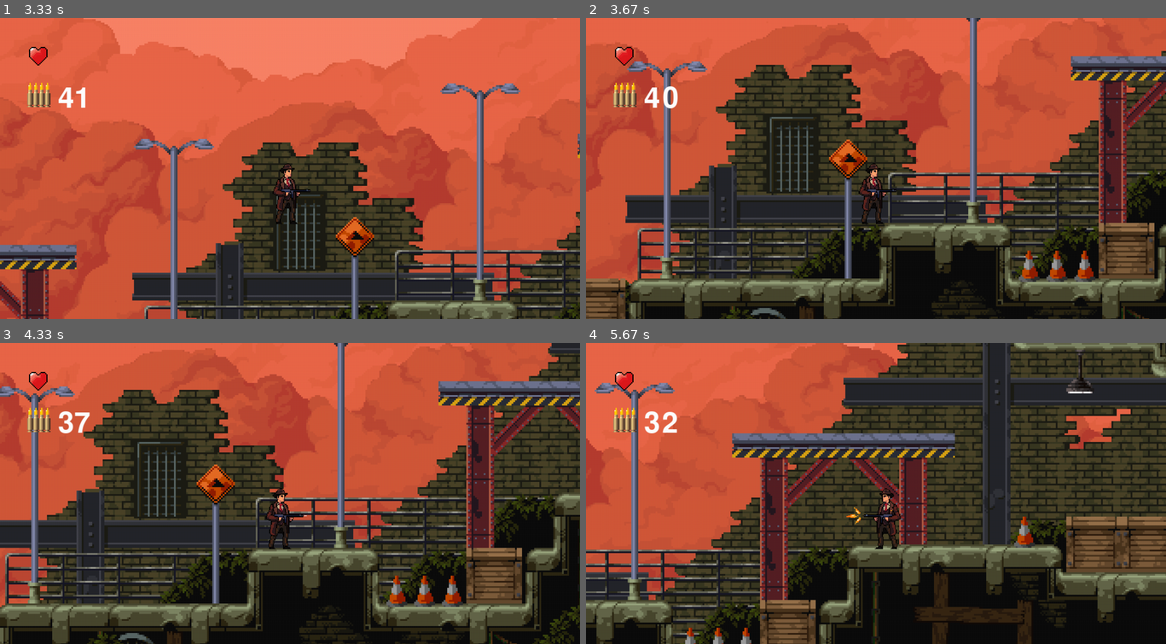
Above: before the commit, frames 1-4 (two rows, left to right).
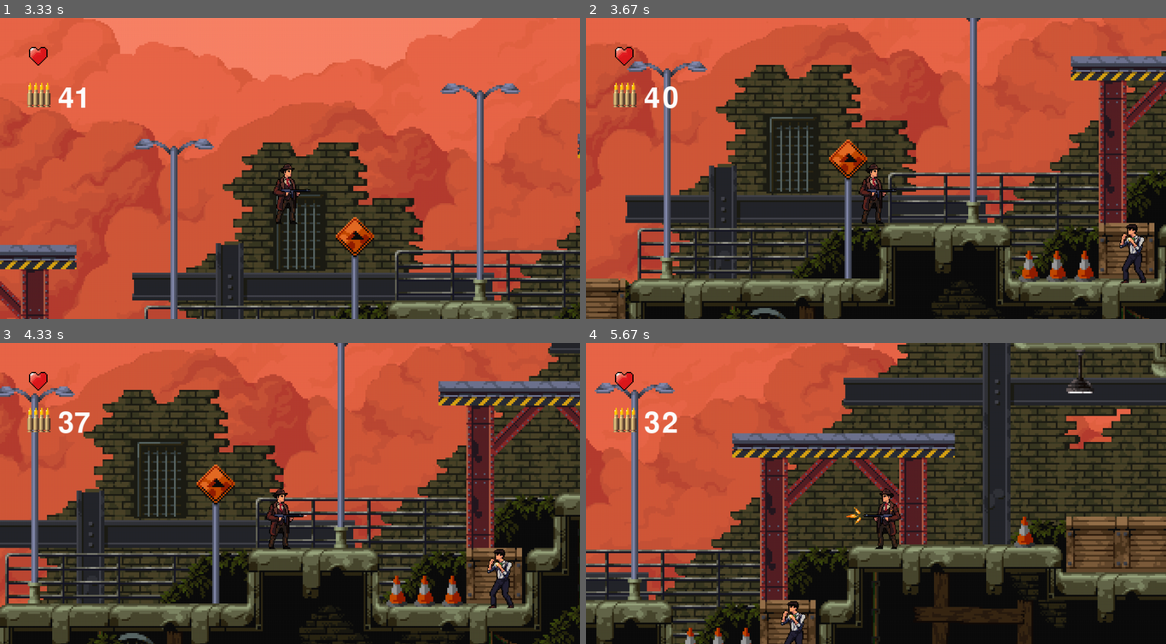
Above: after the commit, the same moments.

Repository: lucas-agnoletto/PyGame
Game: pygame game, started from jogo2.py
The game is run twice, just before and just after one commit, with the same random seed, the same clock (stepped at 60 frames per second) and the same inputs.
Inputs:
- Up to frame 1 (3.33 s): hold D 0.33-0.8 s; hold W 0.83-1.13 s; tap Space at 0.9, 1.23, 1.53, 1.73, 2.03, 2.3, 2.6, 2.73, 3.13 s; tap J at 0.98, 2.38 s; hold D 1.17-1.63 s; hold A 1.67-2.2 s; hold A 2.23-2.63 s; hold W 2.67-3.03 s; hold D from 3.07 s (still down)
- Up to frame 2 (3.67 s): keep holding D; tap Space at 3.43 s
- Up to frame 3 (4.33 s): release D at 3.7 s; hold A 3.73-4.2 s; tap Space at 3.8, 4.1, 4.3 s; tap J at 3.88 s; hold D from 4.23 s (still down)
- Up to frame 4 (5.67 s): tap Space at 4.6, 4.8, 5.13, 5.43, 5.63 s; release D at 4.7 s; hold W 4.73-5.03 s; hold D 5.07-5.53 s; tap J at 5.22 s; hold A from 5.57 s (still down)

Frame 1 is identical in both runs. In frame 2, 0.5% of the frame differs, in the area x 92-97%, y 68-89%; in frame 3, 0.5%; in frame 4, 0.4%.

Commit message:
implementacao do inimigo2

Diff:
--- a/assets.py
+++ b/assets.py
@@ -135,4 +135,44 @@
     assets['hurt_e1'] = hurt_inimigo1
     assets['morto_e1'] = morto_inimigo1
     assets['ata2_inimigo1'] = ata2_inimigo1
+
+    # ASSETS DO INIMIGO2
+    inimigo2 = pygame.image.load('assets/img/Inimigo2.png').convert_alpha()
+    inimigo2 = load_spritesheet(inimigo2,1,7)
+    inimigo2_ata1 = pygame.image.load('assets/img/Inimigo2(ataque1).png').convert_alpha()
+    inimigo2_ata1 = load_spritesheet(inimigo2_ata1,1,6)
+    inimigo2_ata2 = pygame.image.load('assets/img/Inimigo2(ataque2).png').convert_alpha()
+    inimigo2_ata2 = load_spritesheet(inimigo2_ata2,1,4)
+    inimigo2_ata3 = pygame.image.load('assets/img/Inimigo2(ataque3).png').convert_alpha()
+    inimigo2_ata3 = load_spritesheet(inimigo2_ata3,1,6)
+    inimigo2_hurt = pygame.image.load('assets/img/Inimigo2(machucado).png').convert_alpha()
+    inimigo2_hurt = load_spritesheet(inimigo2_hurt,1,4)
+    inimigo2_morto = pygame.image.load('assets/img/Inimigo2(morto).png').convert_alpha()
+    inimigo2_morto = load_spritesheet(inimigo2_morto,1,5)
+    inimigo2_andando = pygame.image.load('assets/img/Inimigo2(andando).png').convert_alpha()
+    inimigo2_andando = load_spritesheet(inimigo2_andando,1,10)
+    inimigo2_correndo = pygame.image.load('assets/img/Inimigo2(correndo).png').convert_alpha()
+    inimigo2_correndo = load_spritesheet(inimigo2_correndo,1,10)
+    # ajuste escala
+    for i in range(len(inimigo2)):
+        inimigo2[i] = pygame.transform.scale(inimigo2[i], (nova_largura, nova_altura))
+    for i in range(len(inimigo2_ata1)):
+        inimigo2_ata1[i] = pygame.transform.scale(inimigo2_ata1[i], (nova_largura, nova_altura))
+        inimigo2_ata3[i] = pygame.transform.scale(inimigo2_ata3[i], (nova_largura, nova_altura))
+    for i in range(len(inimigo2_ata2)):
+        inimigo2_ata2[i] = pygame.transform.scale(inimigo2_ata2[i], (nova_largura, nova_altura))
+        inimigo2_morto[i] = pygame.transform.scale(inimigo2_morto[i], (nova_largura, nova_altura))
+    for i in range(len(inimigo2_hurt)):
+        inimigo2_hurt[i] = pygame.transform.scale(inimigo2_hurt[i], (nova_largura, nova_altura))
+    for i in range(len(inimigo2_andando)):
+        inimigo2_andando[i] = pygame.transform.scale(inimigo2_andando[i], (nova_largura, nova_altura))
+        inimigo2_correndo[i] = pygame.transform.scale(inimigo2_correndo[i], (nova_largura, nova_altura))
+    assets['inimigo2'] = inimigo2
+    assets['punch1'] = inimigo2_ata1
+    assets['punch2'] = inimigo2_ata2
+    assets['punch3'] = inimigo2_ata3
+    assets['hurt_e2'] = inimigo2_hurt
+    assets['morto_e2'] = inimigo2_morto
+    assets['andando_e2'] = inimigo2_andando
+    assets['correndo_e2'] = inimigo2_correndo
     return assets
--- a/jogo2.py
+++ b/jogo2.py
@@ -37,6 +37,16 @@
 HURT_E1 = 2
 DEAD_E1 = 3
 PUNCH_E1 = 4
+# num das animações do inimigo2
+STILL_E2 = 0
+HURT_E2 = 2
+DEAD_E2 = 3
+PUNCH1 = 4
+PUNCH2 = 5
+PUNCH3 = 6
+WALK_E2 = 7
+RUN_E2 = 8
+STANCE_E2 = 9
 # Medidas do background
 larg_fundo = assets['fundo'].get_width()
 alt_fundo = assets['fundo'].get_height()
@@ -138,7 +148,7 @@
             self.image = pygame.transform.flip(self.image, True, False)
 
 
-        elif  -300 <= self.p_distance < -156:
+        elif  -300 <= self.p_distance <= -156:
             self.state = SHOT_E1
 
 
@@ -151,6 +161,118 @@
 
         else:
             self.state = STILL_E1
+
+class Enemie2(pygame.sprite.Sprite):
+    def __init__(self,assets):
+        pygame.sprite.Sprite.__init__(self)
+
+        self.animations = {
+            STILL_E2: assets['inimigo2'][0:],
+            PUNCH1: assets['punch1'][0:],
+            HURT_E2: assets['hurt_e2'][0:],
+            DEAD_E2: assets['morto_e1'][0:],
+            PUNCH2: assets['punch2'][0:],
+            PUNCH3: assets['punch3'][0:],
+            WALK_E2: assets['andando_e2'][0:],
+            RUN_E2: assets['correndo_e2'][0:],
+            STANCE_E2: assets['punch3'][0:3]
+        }
+        self.state = STILL_E2
+        self.animation = self.animations[self.state]
+        self.frame = 0
+        self.image = self.animation[self.frame]
+        self.mask = pygame.mask.from_surface(self.image)
+        self.rect = self.mask.get_rect()
+        self.rect.centerx = 1200
+        self.rect.centery = 440
+        self.speedx = 0
+        self.speedy = 0
+        self.assets = assets
+        self.p_distancex = self.rect.centerx + 60 - player.rect.centerx
+        self.p_distancey = self.rect.centery - player.rect.centery
+        self.last_update = pygame.time.get_ticks()
+        self.i = 0
+        self.punches_tick = 500
+        self.last_punch = pygame.time.get_ticks()
+        self.animation_ticks = {
+                STILL_E2: 100,
+                PUNCH1: 80,
+                PUNCH2: 80,
+                PUNCH3: 80,
+                HURT_E2: 100,
+                DEAD_E1: 100,
+                WALK_E2: 100,
+                RUN_E2: 100
+                }
+    def update(self):
+        self.speedy += GRAVIDADE
+        now = pygame.time.get_ticks()
+
+        self.rect.centerx += self.speedx
+        self.p_distancex = self.rect.centerx + 60 - player.rect.centerx
+        self.p_distancey = self.rect.centery - player.rect.centery
+
+        # Verifica quantos ticks se passaram desde a ultima mudança de frame.
+        elapsed_ticks = now - self.last_update
+        self.frame_ticks = self.animation_ticks.get(self.state, 200)
+        # Se já está na hora de mudar de imagem...
+        if elapsed_ticks > self.frame_ticks:
+
+            # Marca o tick da nova imagem.
+            self.last_update = now
+
+            # Avança um quadro.
+            self.frame += 1
+
+            # Atualiza animação atual
+            self.animation = self.animations[self.state]
+
+            # Reinicia a animação caso o índice da imagem atual seja inválido
+
+            if self.frame >= len(self.animation):
+                self.frame = 0
+
+
+        socos = [PUNCH1,PUNCH2,PUNCH3]
+        if now - self.last_punch > self.punches_tick:
+            self.i += 1
+            if self.i > 2:
+                self.i = 0
+            self.last_punch = now
+        self.image = self.animation[self.frame]
+        self.image = pygame.transform.flip(self.image, True, False)
+        print(self.p_distancex)
+        if self.rect.y + 94 == player.rect.y:
+            if  0 < self.p_distancex < 200:
+                self.speedx -= 0.1
+                self.state = RUN_E2
+
+            elif -100 > self.p_distancex:
+                self.image = self.image = self.animation[self.frame]
+                self.speedx += 0.1
+                self.state = RUN_E2
+
+            elif 0 >= self.p_distancex > -56:
+                self.speedx = 0
+                self.state = socos[self.i]
+            elif -60 >= self.p_distancex >= -100:
+                self.speedx = 0
+                self.image = self.image = self.animation[self.frame]
+                self.state = socos[self.i]
+            else:
+                self.state = STILL_E2
+                self.speedx = 0
+        else:
+            self.state = STANCE_E2
+            self.speedx = 0
+
+
+        # Colisão
+        for bloco in platforms_horizont:
+            if pygame.sprite.collide_mask(self, bloco):
+                if self.speedy > 0:
+                    self.speedy = 0
+
 
 
 # Classe jogador
@@ -345,6 +467,8 @@
 player = Player(assets)
 # chamando a classe inimigo1
 inimigo1 = Enemie1(assets)
+# chamando a classe inmigo2
+inimigo2 = Enemie2(assets)
 
 larg_fundo = assets['fundo'].get_width()
 alt_fundo = assets['fundo'].get_height()
@@ -414,12 +538,14 @@
 
     window.blit(player.image, (player.rect.x - camera_x, player.rect.y - camera_y)) # atualiza o jogador
     window.blit(inimigo1.image,(inimigo1.rect.centerx - camera_x,inimigo1.rect.centery - camera_y))
+    window.blit(inimigo2.image,(inimigo2.rect.centerx - camera_x,inimigo2.rect.centery - camera_y))
     #     pygame.draw.rect(window, (0, 255, 0), (bloco.x, bloco.y, bloco.width, bloco.height))
     # for bloco in blocos_vert:
     #     pygame.draw.rect(window, (0, 255, 0), (bloco.x, bloco.y, bloco.width, bloco.height))
 
     player.update()
     inimigo1.update()
+    inimigo2.update()
 
 
     pygame.display.update()  # Atualiza a tela
Binary file added: assets/img/Inimigo2(andando).png
Binary file added: assets/img/Inimigo2(ataque1).png
Binary file added: assets/img/Inimigo2(ataque2).png
Binary file added: assets/img/Inimigo2(ataque3).png
Binary file added: assets/img/Inimigo2(correndo).png
Binary file added: assets/img/Inimigo2(machucado).png
Binary file added: assets/img/Inimigo2(morto).png
Binary file added: assets/img/Inimigo2.png
